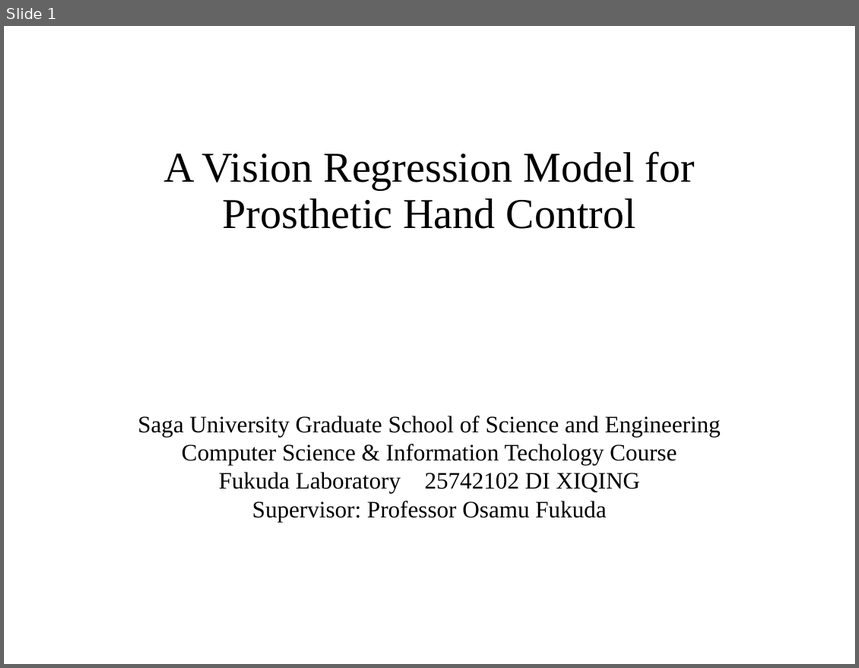
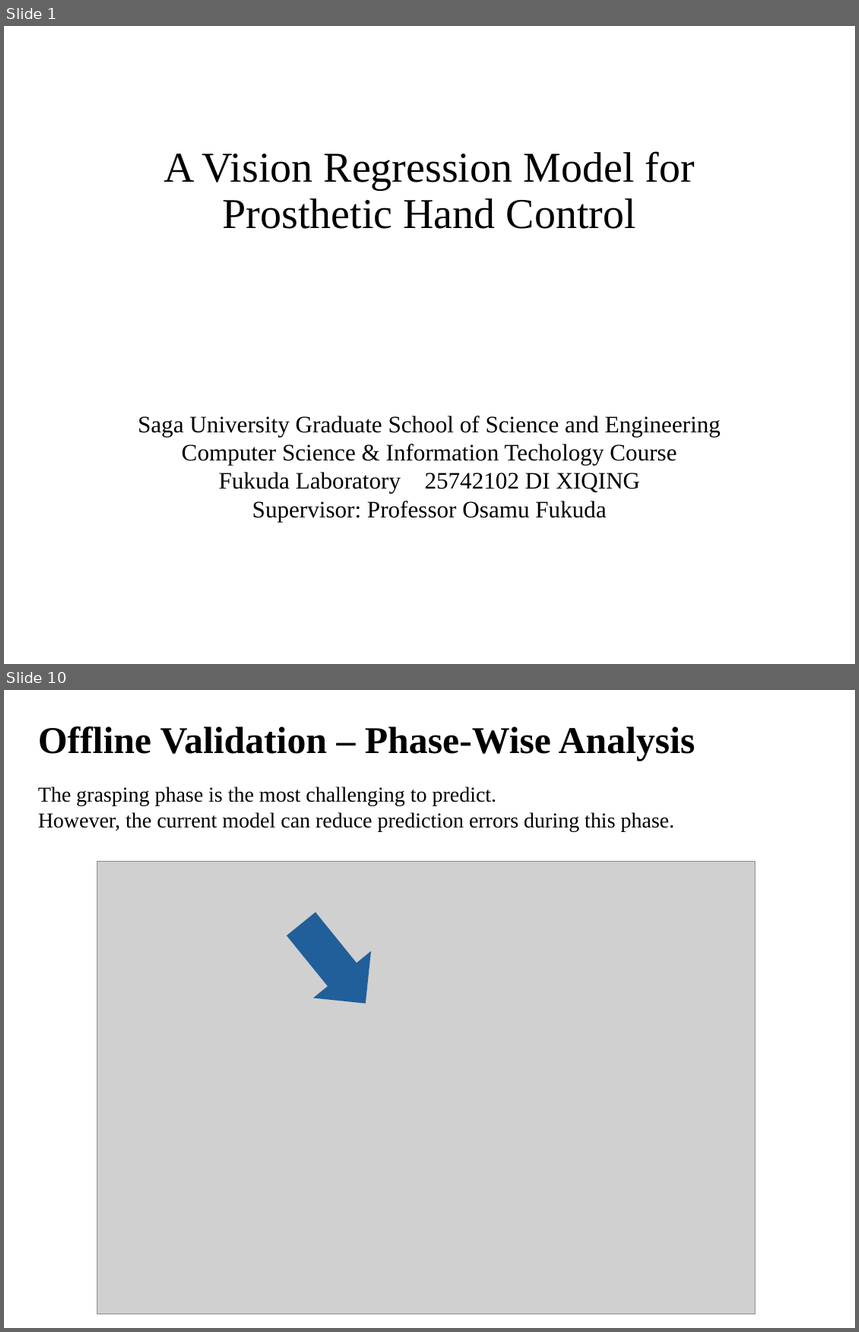
Before and after one commit to DiXiQing/Multimodal_Imitation_Learning, a slide deck: Zemi/2026-10-28-Di.pptx. Shown one above the other, each under a label of ours: slide 1 before the commit, slides 1 and 10 after it; the slides between them are not shown. The pictures are 859x668 and 859x1332 pixels, drawn with LibreOffice and Linux fonts; fonts in the diff are those of the drawing; grey boxes stand for pictures. Boxes give left, top, right and bottom in pixels: in the first picture for what was removed or moved away, otherwise in the second. Text is boxed around its words. In the diff, an @@ line names an element or a change of style, - is before the commit and + after.

```diff
--- a/Zemi/2026-10-28-Di.pptx
+++ b/Zemi/2026-10-28-Di.pptx
@@ slide 10 added at bbox=[4, 690, 855, 1328], background #FFFFFF @@
@@ text added at bbox=[38, 726, 696, 761], 32 pt, text #000000, bold @@
+Offline Validation – Phase-Wise Analysis
@@ text added at bbox=[38, 787, 675, 831], 18 pt, text #000000 @@
+The grasping phase is the most challenging to predict.
+However, the current model can reduce prediction errors during this phase.
@@ picture added at bbox=[97, 862, 756, 1315] @@
@@ up arrow added at bbox=[272, 901, 394, 1027], fill #215F9A @@
```
Also in this commit, not shown: 4 slides changed, 8 other slides added, 12 slides removed, 49 other files.
